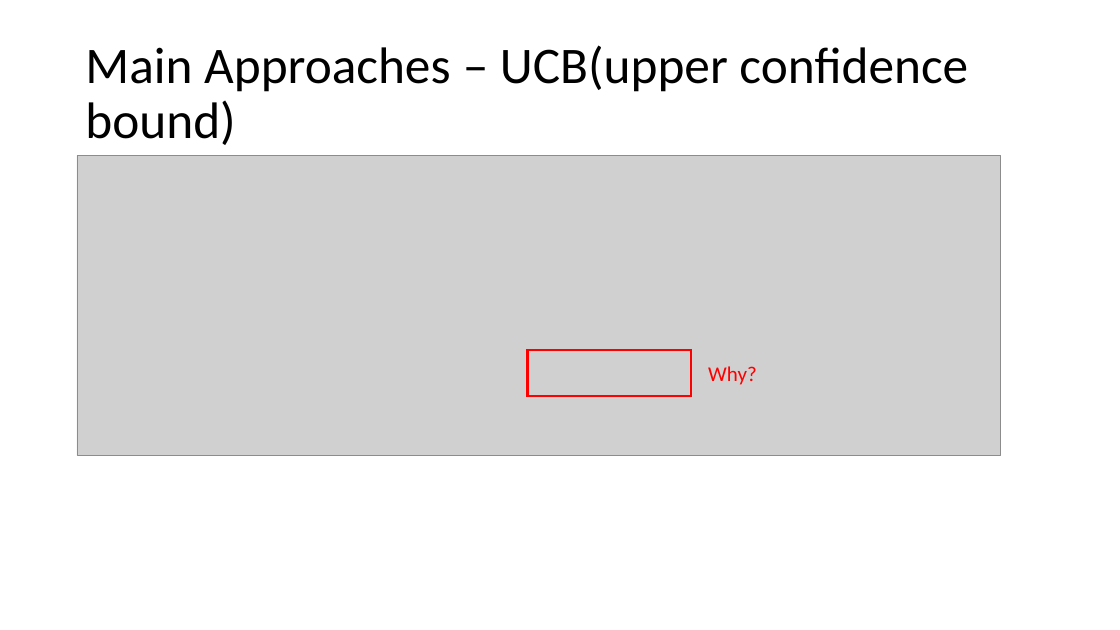
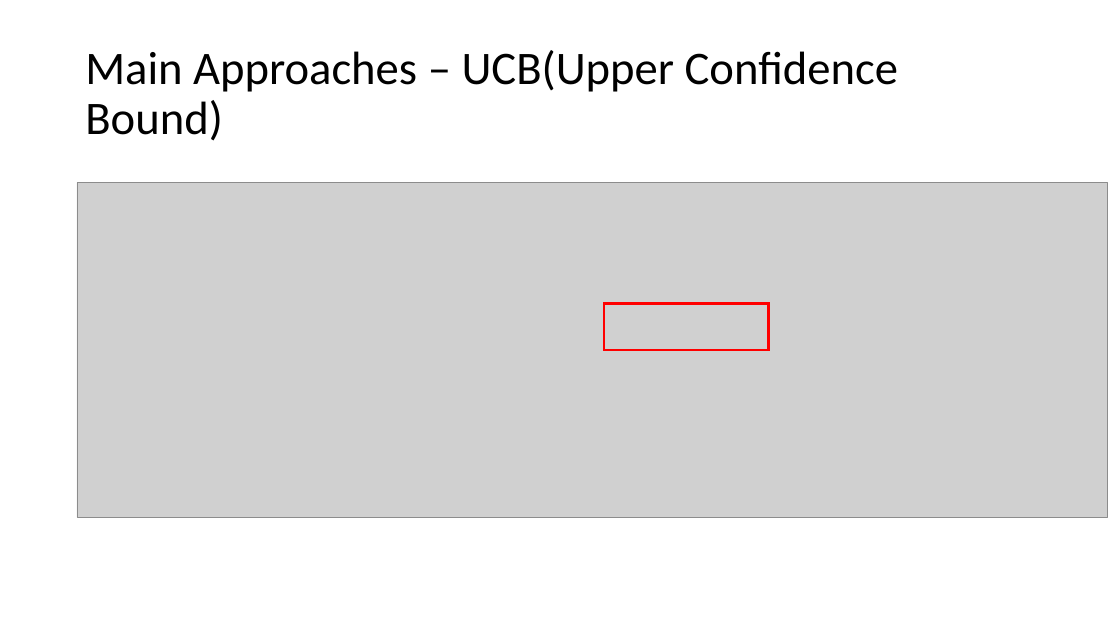
Before and after one commit to wzhe06/Ad-papers, a slide deck: slide 10 of Explore and Exploit/EandE.pptx (slide 11 before the commit). Drawn at 1120x630 pixels with LibreOffice and Linux fonts; fonts in the diff are those of the drawing; grey boxes stand for pictures. Boxes give left, top, right and bottom in pixels: in the first picture for what was removed or moved away, otherwise in the second. Text is boxed around its words. In the diff, an @@ line names an element or a change of style, - is before the commit and + after.

```diff
--- a/Explore and Exploit/EandE.pptx
+++ b/Explore and Exploit/EandE.pptx
@@ title at (85, 50, 898, 141): text changed; size 44 to 40 pt @@
-Main Approaches – UCB(upper confidence bound)
+Main Approaches – UCB(Upper Confidence Bound)
@@ picture: place and size @@
-picture at (77, 155, 1002, 455)
+picture at (77, 182, 1108, 517)
@@ rectangle: place and size @@
-rectangle at (528, 350, 691, 397)
+rectangle at (604, 304, 769, 350)
@@ text removed at (708, 366, 757, 385) @@
-Why?
```
Also in this commit, not shown: 10 other slides changed, 2 slides added, 4 slides removed, 4 other files.
